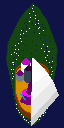
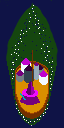
Layers edited between the first and the second 64×128 image:
hid "Ebene #1" over [31, 58, 59, 125]
added layer "Ebene #3" above "Ebene #2" over [32, 50, 33, 86]
